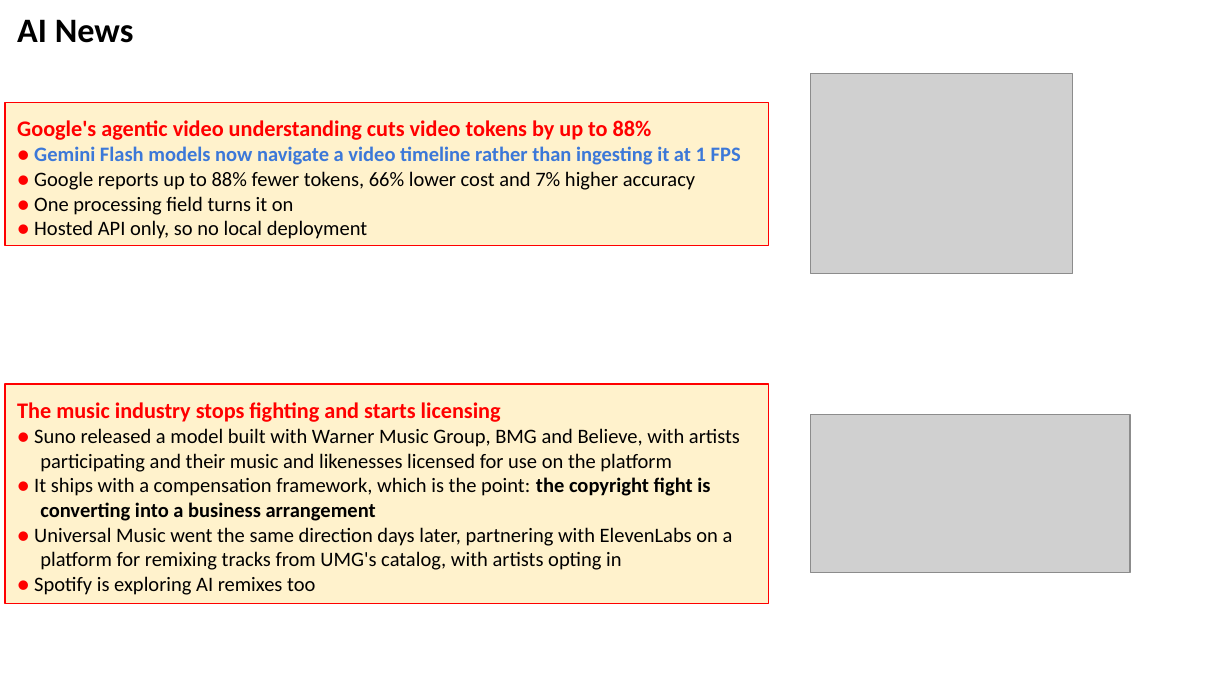
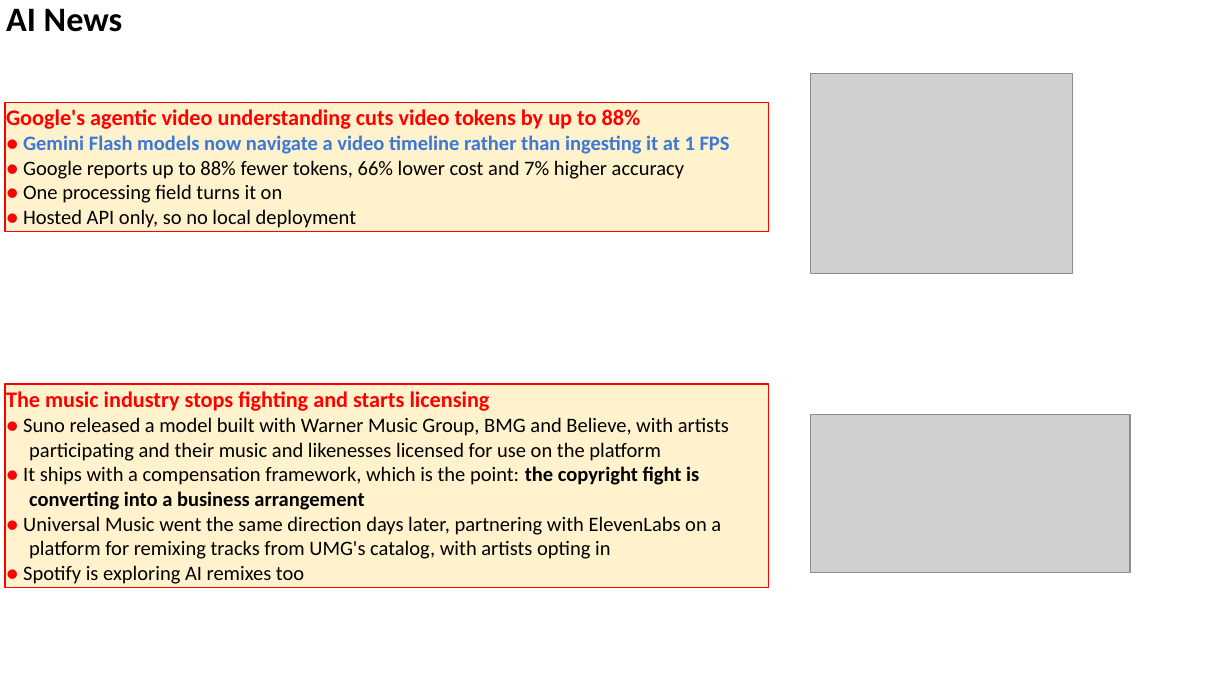
Before and after one commit to lselector/seminar, a slide deck: slide 11 of 2026/2026-09-18-AI-News.pptx (slide 10 before the commit). Drawn at 1232x693 pixels with LibreOffice and Linux fonts; fonts in the diff are those of the drawing; grey boxes stand for pictures. Boxes give left, top, right and bottom in pixels: in the first picture for what was removed or moved away, otherwise in the second. Text is boxed around its words. In the diff, an @@ line names an element or a change of style, - is before the commit and + after.

```diff
--- a/2026/2026-09-18-AI-News.pptx
+++ b/2026/2026-09-18-AI-News.pptx
@@ text "AI News": place and size @@
-text "AI News" at (17,19,134,43)
+text "AI News" at (6,8,123,32)
@@ rectangle "Google's agentic video understanding cuts ...": place and size @@
-rectangle "Google's agentic video understanding cuts ..." at (5,102,769,245)
+rectangle "Google's agentic video understanding cuts ..." at (5,102,769,232)
@@ rectangle "The music industry stops fighting ...": place and size @@
-rectangle "The music industry stops fighting ..." at (5,384,769,604)
+rectangle "The music industry stops fighting ..." at (5,384,769,588)
```
Also in this commit, not shown: 19 other slides changed, 4 slides added, 4 slides removed.
